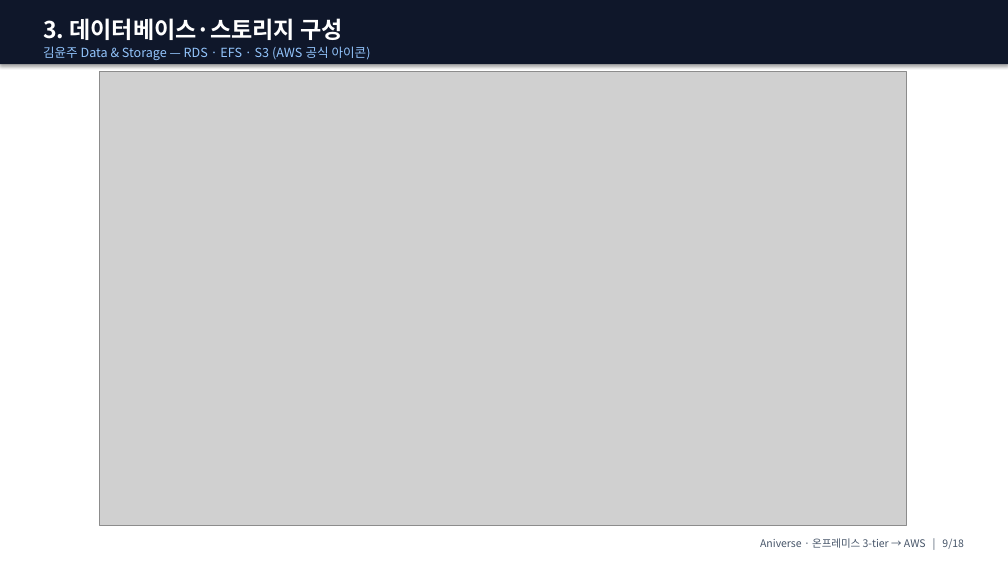
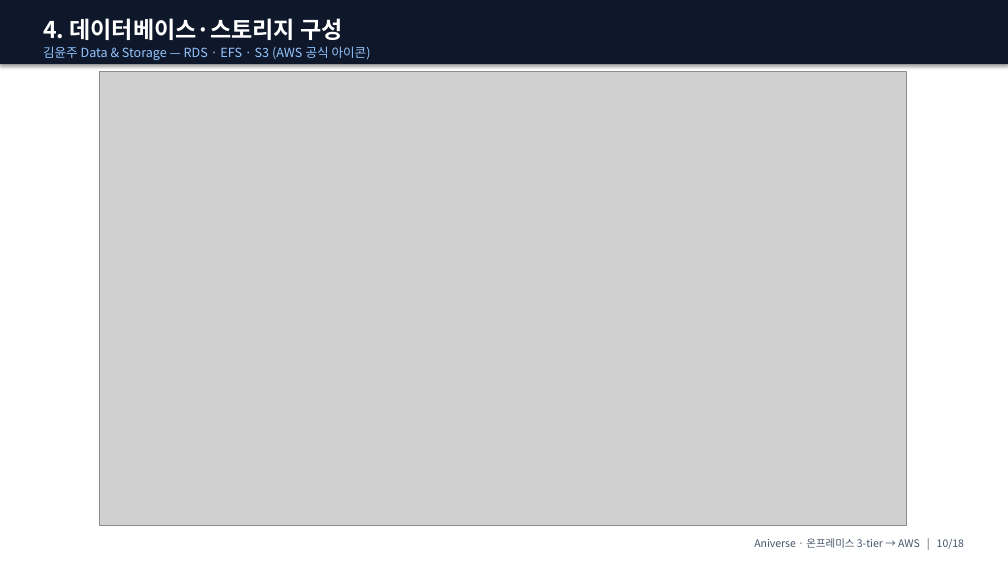
Before and after one commit to ho0215/anime-project-infra, a slide deck: slide 10 of docs/presentation/ppt/Aniverse_발표_강사용.pptx (slide 9 before the commit). Drawn at 1008x567 pixels with LibreOffice and Linux fonts; fonts in the diff are those of the drawing; grey boxes stand for pictures. Boxes give left, top, right and bottom in pixels: in the first picture for what was removed or moved away, otherwise in the second. Text is boxed around its words. In the diff, an @@ line names an element or a change of style, - is before the commit and + after.

```diff
--- a/docs/presentation/ppt/Aniverse_발표_강사용.pptx
+++ b/docs/presentation/ppt/Aniverse_발표_강사용.pptx
@@ text at [43, 18, 342, 40]: text changed @@
-3. 데이터베이스·스토리지 구성
+4. 데이터베이스·스토리지 구성
@@ text at [754, 538, 964, 549]: text changed @@
-Aniverse · 온프레미스 3-tier → AWS | 9/18
+Aniverse · 온프레미스 3-tier → AWS | 10/18
```
Also in this commit, not shown: 12 other slides changed, 7 other files.
